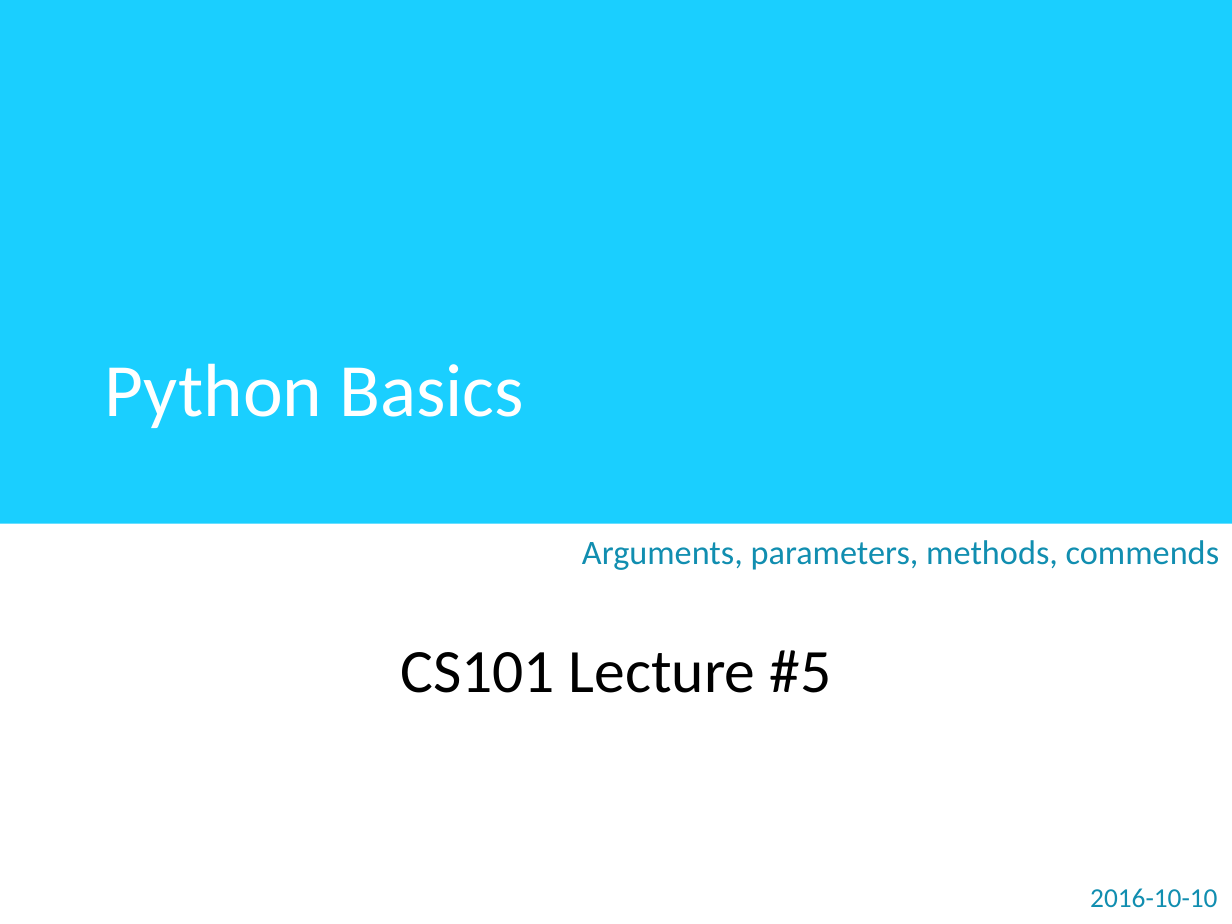
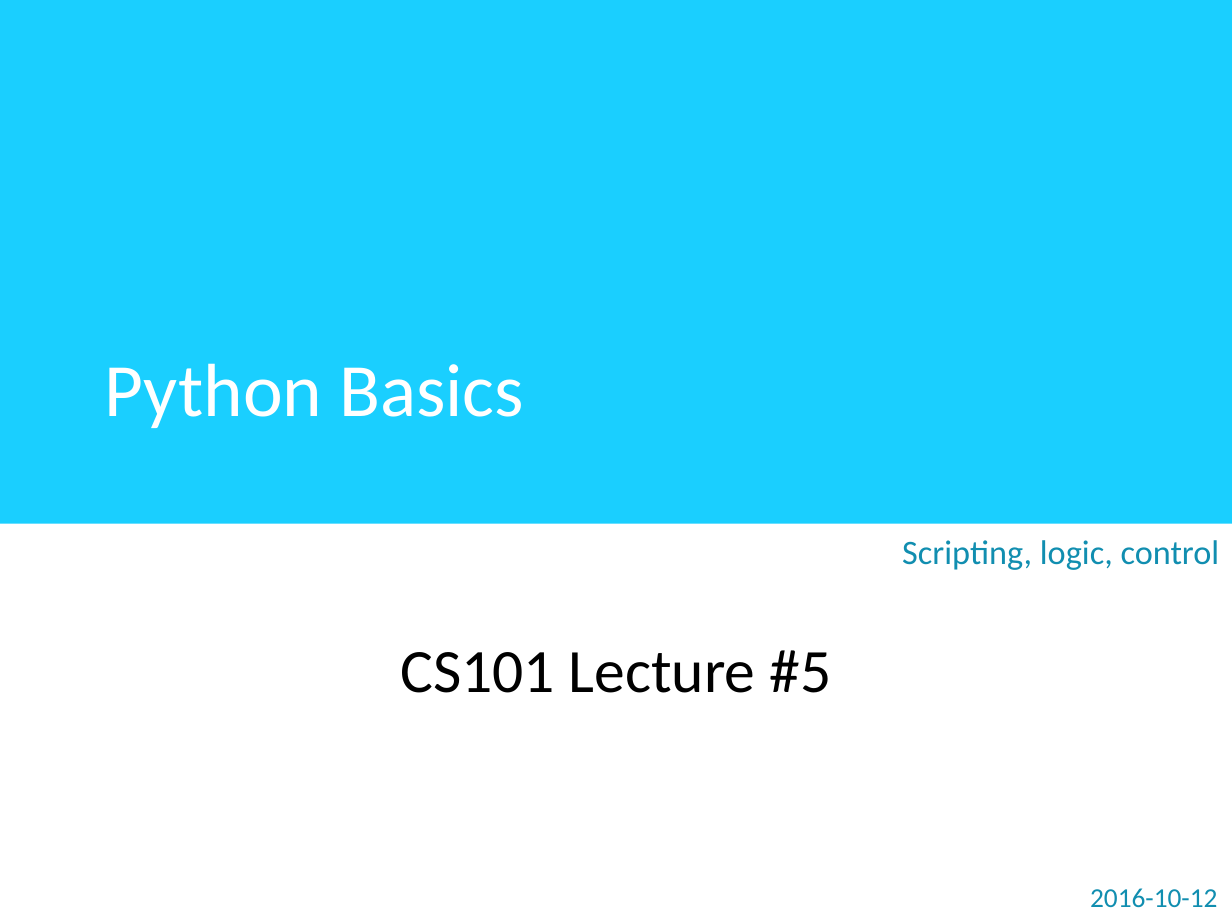
Before and after one commit to zichengliao/zuics101-fa17, a slide deck: slide 1 of lectures/lec05/lec05.pptx. Drawn at 1232x924 pixels with LibreOffice and Linux fonts; fonts in the diff are those of the drawing. Boxes give left, top, right and bottom in pixels: in the first picture for what was removed or moved away, otherwise in the second. Text is boxed around its words. In the diff, an @@ line names an element or a change of style, - is before the commit and + after.

```diff
--- a/lectures/lec05/lec05.pptx
+++ b/lectures/lec05/lec05.pptx
@@ subtitle at [902,540,1220,570]: text changed @@
-Arguments, parameters, methods, commends
+Scripting, logic, control
@@ text at [1090,888,1217,908]: text changed @@
-2016-10-10
+2016-10-12
```
Also in this commit, not shown: 8 other slides changed, 42 slides added, 19 slides removed, 3 other files.
